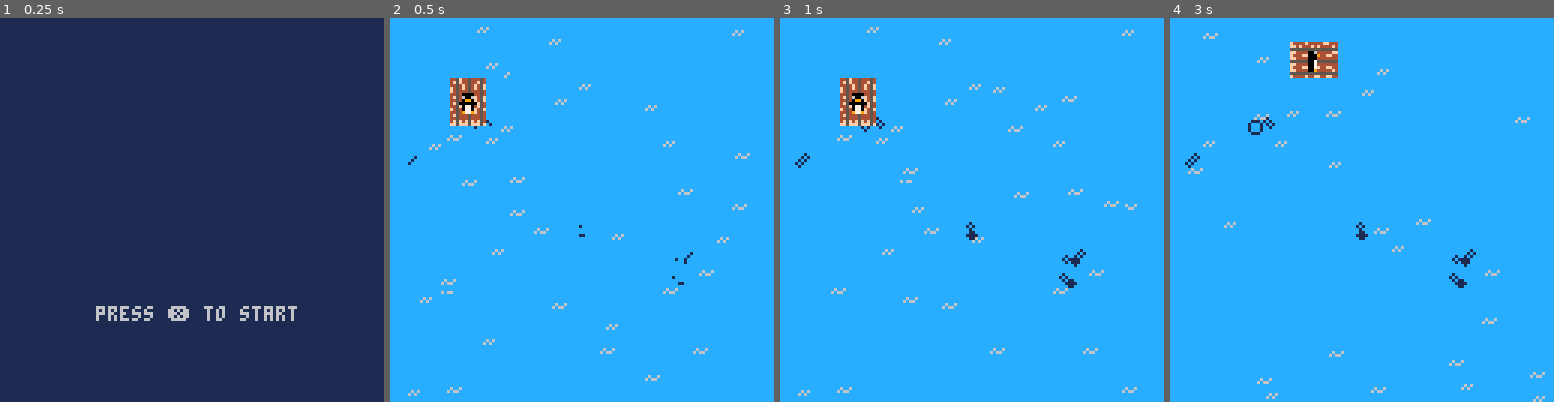
Above: before the commit, frames 1-4 (left to right).
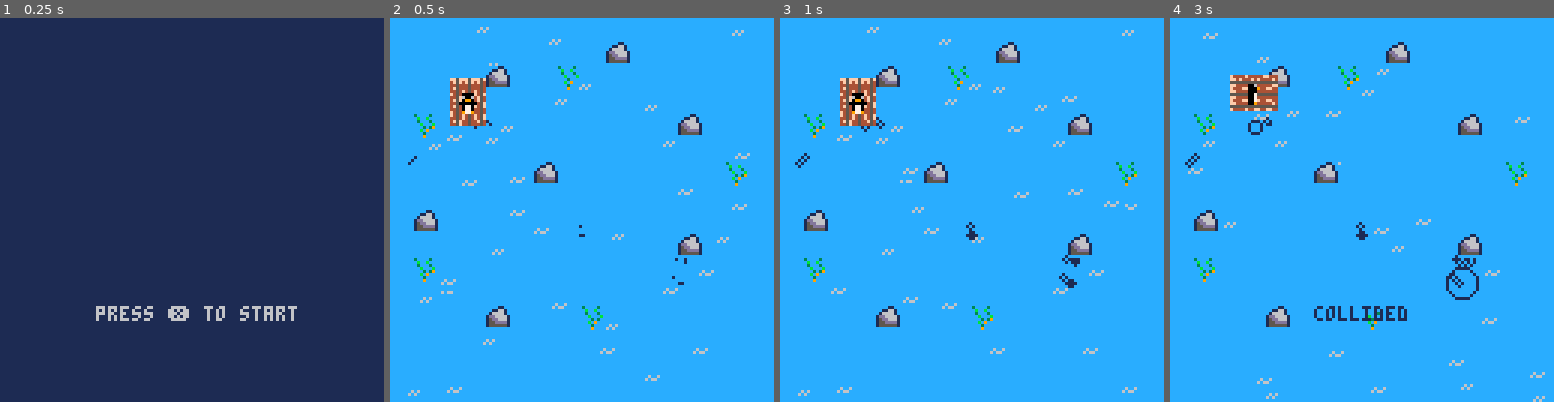
Above: after the commit, the same moments.

Repository: camirmas/carts
Game: PICO-8 cartridge projects/jam.p8
Same seed, same stepped clock (60 frames per second), same inputs: the game is played once before the commit and once after it.
Inputs:
- Up to frame 1 (0.25 s): no input
- Up to frame 2 (0.5 s): tap X (X key) at 0.33 s
- Up to frame 3 (1 s): tap O (Z key) at 0.7 s
- Up to frame 4 (3 s): tap X (X key) at 1.07, 1.85, 2.97 s; hold Right 1.6-2.1 s; tap O (Z key) every 0.4 s from 1.7 to 2.9 s; hold Up 2.15-2.42 s; hold Right from 2.47 s (still down)

Frame 1 is identical in both runs. In frame 2, 2.8% of the frame differs, in the area x 6-93%, y 6-82%; in frame 3, 2.8%; in frame 4, 5.3%.

Commit message:
Add collisions, assets, basic song loop
Assets: rocks (solid), kelp

Diff:
--- a/projects/jam.p8
+++ b/projects/jam.p8
@@ -3,11 +3,13 @@
 __lua__
 
 debug = ""
+debug_hitbox = false
 
 k_left=0
 k_right=1
 k_up=2
 k_down=3
+k_rock = 19
 
 n_waves = 10
 n_waves_max = 30
@@ -60,8 +62,9 @@
 				update = function(self)
 					local nr = self.r + self.dr
 
-					if nr > self.r_max then
+					if nr >= self.r_max then
 						self.r = 0
+						self.r_max = max(2, 2.7 * gauss_rng())
 					else
 						self.r = nr
 					end
@@ -109,7 +112,7 @@
 		spd = {x=0, y=0},
 		acc = {x=0, y=0},
 		dir = {x=0, y=0},
-		flip = {x=false, y=false}, -- initially facing right
+		flip = {x=false, y=true}, -- initially facing down right
 		max_spd = 1,
 		k_player = 4,
 		k_raft = 7,
@@ -124,6 +127,20 @@
 		end,
 
 		move = function(self, dx, dy)
+			debug = ""
+			local collided = false
+			for obj in all(objects) do
+				if self:collide(obj, dx, dy) then
+					collided = true
+					dx = 0
+					dy = 0
+				end
+
+				if collided then
+					debug = "collided"
+				end
+			end
+
 			self.x = self.x + dx
 			self.y = self.y + dy
 		end,
@@ -188,7 +205,9 @@
 			palt(11, false)
 
 			-- draw hitbox (debug)
-			-- rect(self.x, self.y, self.x + self.hitbox.w, self.y + self.hitbox.h, 11)
+			if debug_hitbox then
+				rect(self.x, self.y, self.x + self.hitbox.w, self.y + self.hitbox.h, 11)
+			end
         end,
 
         collide = function(self, other, dx, dy)
@@ -203,6 +222,33 @@
 	}
 end
 
+function create_obs(x, y, k)
+    return {
+        x = x,
+        y = y,
+        k = k,
+        hitbox = {x=0, y=0, w=8, h=8},
+        move = function(self, dx, dy)
+            self.x = self.x + dx
+            self.y = self.y + dy
+        end,
+        draw = function(self)
+            spr(self.k, self.x, self.y)
+
+			if debug_hitbox then
+				rect(self.x, self.y, self.x + self.hitbox.w, self.y + self.hitbox.h, 11)
+			end
+        end
+    }
+end
+
+function create_rock(x, y)
+    local r = create_obs(x, y, k_rock)
+    r.hitbox = {x=1, y=1, w=7, h=6}
+
+    return r
+end
+
 function start_game()
 	states:update_state(states.game)
 	player = create_player(20, 20)
@@ -248,7 +294,12 @@
 				spot:draw()
 			end
 
+			for obj in all(objects) do
+				obj:draw()
+			end
+
 			player:draw()
+
 			print(debug, (128-#debug*4)/2, 12*8)
 		end
 	},
@@ -259,8 +310,24 @@
 	end
 }
 
+function load_room()
+    -- TODO: load objects based on camera view
+    for x=1,15 do
+        for y=1,15 do
+            local tile = mget(x, y)
+            if tile == k_rock then
+                add(objects, create_rock(x*8, y*8))
+			end
+        end
+    end
+
+    -- debug=#objects
+end
+
 function _init()
 	states:update_state(states.start)
+	load_room()
+	music(0)
 end
 
 __gfx__
@@ -272,28 +339,37 @@
 00700700ccccccccffffffffccccccccbb0770bbbb0000bbbb007bbb445444544454bbbbff444444444444440000000000000000000000000000000000000000
 00000000ccccccccffffffffccccccccbb0770bbbb0000bbbb007bbb4f54f454f45fbbbb55555555555555550000000000000000000000000000000000000000
 00000000ccccccccffffffffccccccccbb9779bbbb9009bbbb009bbb44544454f45fbbbbff444444444444440000000000000000000000000000000000000000
-00000000cccccccccccccccc000000000000000000000000000000004f5f44544f54bbbbf444ff44ff44ff440000000000000000000000000000000000000000
-00000000cccccccccccccccc00000000000000000000000000000000445f44544f54bbbbff4444ff444444f40000000000000000000000000000000000000000
-00000000ccc6c6cccccccccc00000000000000000000000000000000f454f454f45fbbbb55555555555555550000000000000000000000000000000000000000
-00000000cc6c6ccccccccccc000000000000000000000000000000004454f454f454bbbbf4444f44ff44ff440000000000000000000000000000000000000000
-00000000cccccccccc6cc6cc000000000000000000000000000000004f5444544454bbbbbbbbbbbbbbbbbbbb0000000000000000000000000000000000000000
-00000000ccccccccc6c66ccc00000000000000000000000000000000445444544454bbbbbbbbbbbbbbbbbbbb0000000000000000000000000000000000000000
-00000000cccccccccccccccc000000000000000000000000000000004f5f4f5f4f54bbbbbbbbbbbbbbbbbbbb0000000000000000000000000000000000000000
-00000000cccccccccccccccc00000000000000000000000000000000ff5fff5fff5fbbbbbbbbbbbbbbbbbbbb0000000000000000000000000000000000000000
+00000000cccccccccccccccccccc11cc3cccc3cc00000000000000004f5f44544f54bbbbf444ff44ff44ff440000000000000000000000000000000000000000
+00000000cccccccccccccccccc11661ccbccbccc0000000000000000445f44544f54bbbbff4444ff444444f40000000000000000000000000000000000000000
+00000000ccc6c6ccccccccccc166661cc3ccc3cc0000000000000000f454f454f45fbbbb55555555555555550000000000000000000000000000000000000000
+00000000cc6c6ccccccccccc1dd66661ccbcccbc00000000000000004454f454f454bbbbf4444f44ff44ff440000000000000000000000000000000000000000
+00000000cccccccccc6cc6cc15dd6661ccc3c39c00000000000000004f5444544454bbbbbbbbbbbbbbbbbbbb0000000000000000000000000000000000000000
+00000000ccccccccc6c66ccc155dddd1ccbc9ccc0000000000000000445444544454bbbbbbbbbbbbbbbbbbbb0000000000000000000000000000000000000000
+00000000cccccccccccccccc15555551ccc3cccc00000000000000004f5f4f5f4f54bbbbbbbbbbbbbbbbbbbb0000000000000000000000000000000000000000
+00000000ccccccccccccccccccccccccccc9cccc0000000000000000ff5fff5fff5fbbbbbbbbbbbbbbbbbbbb0000000000000000000000000000000000000000
+__gff__
+0000000000000000000000000000000000000001000000000000000000000000000000000000000000000000000000000000000000000000000000000000000000000000000000000000000000000000000000000000000000000000000000000000000000000000000000000000000000000000000000000000000000000000
+0000000000000000000000000000000000000000000000000000000000000000000000000000000000000000000000000000000000000000000000000000000000000000000000000000000000000000000000000000000000000000000000000000000000000000000000000000000000000000000000000000000000000000
 __map__
 0303030303030303030303030303030300000000000000000000000000000000000000000000000000000000000000000000000000000000000000000000000000000000000000000000000000000000000000000000000000000000000000000000000000000000000000000000000000000000000000000000000000000000
-0303030101010101010101030101030300000000000000000000000000000000000000000000000000000000000000000000000000000000000000000000000000000000000000000000000000000000000000000000000000000000000000000000000000000000000000000000000000000000000000000000000000000000
-0301010103030301010301030101030300000000000000000000000000000000000000000000000000000000000000000000000000000000000000000000000000000000000000000000000000000000000000000000000000000000000000000000000000000000000000000000000000000000000000000000000000000000
+0303030101010101011301030101030300000000000000000000000000000000000000000000000000000000000000000000000000000000000000000000000000000000000000000000000000000000000000000000000000000000000000000000000000000000000000000000000000000000000000000000000000000000
+0301010113030314010301030101030300000000000000000000000000000000000000000000000000000000000000000000000000000000000000000000000000000000000000000000000000000000000000000000000000000000000000000000000000000000000000000000000000000000000000000000000000000000
 0303030303030303030303010303010300000000000000000000000000000000000000000000000000000000000000000000000000000000000000000000000000000000000000000000000000000000000000000000000000000000000000000000000000000000000000000000000000000000000000000000000000000000
-0303030303030301010303010303010300000000000000000000000000000000000000000000000000000000000000000000000000000000000000000000000000000000000000000000000000000000000000000000000000000000000000000000000000000000000000000000000000000000000000000000000000000000
+0314030303030301010303011303010300000000000000000000000000000000000000000000000000000000000000000000000000000000000000000000000000000000000000000000000000000000000000000000000000000000000000000000000000000000000000000000000000000000000000000000000000000000
 0303010103030301010101010303010300000000000000000000000000000000000000000000000000000000000000000000000000000000000000000000000000000000000000000000000000000000000000000000000000000000000000000000000000000000000000000000000000000000000000000000000000000000
-0303030301010101030303030101030300000000000000000000000000000000000000000000000000000000000000000000000000000000000000000000000000000000000000000000000000000000000000000000000000000000000000000000000000000000000000000000000000000000000000000000000000000000
+0303030301011301030303030101140300000000000000000000000000000000000000000000000000000000000000000000000000000000000000000000000000000000000000000000000000000000000000000000000000000000000000000000000000000000000000000000000000000000000000000000000000000000
 0303030303010103030303030303030300000000000000000000000000000000000000000000000000000000000000000000000000000000000000000000000000000000000000000000000000000000000000000000000000000000000000000000000000000000000000000000000000000000000000000000000000000000
-0303030103030103030303030303030300000000000000000000000000000000000000000000000000000000000000000000000000000000000000000000000000000000000000000000000000000000000000000000000000000000000000000000000000000000000000000000000000000000000000000000000000000000
-0303010103030303030303030303030300000000000000000000000000000000000000000000000000000000000000000000000000000000000000000000000000000000000000000000000000000000000000000000000000000000000000000000000000000000000000000000000000000000000000000000000000000000
-0303010303030303030301010101010300000000000000000000000000000000000000000000000000000000000000000000000000000000000000000000000000000000000000000000000000000000000000000000000000000000000000000000000000000000000000000000000000000000000000000000000000000000
+0313030103030103030303030303030300000000000000000000000000000000000000000000000000000000000000000000000000000000000000000000000000000000000000000000000000000000000000000000000000000000000000000000000000000000000000000000000000000000000000000000000000000000
+0303010103030303030303031303030300000000000000000000000000000000000000000000000000000000000000000000000000000000000000000000000000000000000000000000000000000000000000000000000000000000000000000000000000000000000000000000000000000000000000000000000000000000
+0314010303030303030301010101010300000000000000000000000000000000000000000000000000000000000000000000000000000000000000000000000000000000000000000000000000000000000000000000000000000000000000000000000000000000000000000000000000000000000000000000000000000000
 0301010101010101010101030303010300000000000000000000000000000000000000000000000000000000000000000000000000000000000000000000000000000000000000000000000000000000000000000000000000000000000000000000000000000000000000000000000000000000000000000000000000000000
-0301030303010103030303030303010300000000000000000000000000000000000000000000000000000000000000000000000000000000000000000000000000000000000000000000000000000000000000000000000000000000000000000000000000000000000000000000000000000000000000000000000000000000
+0301030313010103140303030303010300000000000000000000000000000000000000000000000000000000000000000000000000000000000000000000000000000000000000000000000000000000000000000000000000000000000000000000000000000000000000000000000000000000000000000000000000000000
 0303030303030303030303030303030300000000000000000000000000000000000000000000000000000000000000000000000000000000000000000000000000000000000000000000000000000000000000000000000000000000000000000000000000000000000000000000000000000000000000000000000000000000
 0303030303030303030303030303030300000000000000000000000000000000000000000000000000000000000000000000000000000000000000000000000000000000000000000000000000000000000000000000000000000000000000000000000000000000000000000000000000000000000000000000000000000000
 0303030303030303030303030303030300000000000000000000000000000000000000000000000000000000000000000000000000000000000000000000000000000000000000000000000000000000000000000000000000000000000000000000000000000000000000000000000000000000000000000000000000000000
+…(6 lines of a section not shown)…
Not shown, changed: the music (__music__) section of projects/jam.p8
Not shown, changed: the sound effects (__sfx__) section of projects/jam.p8
